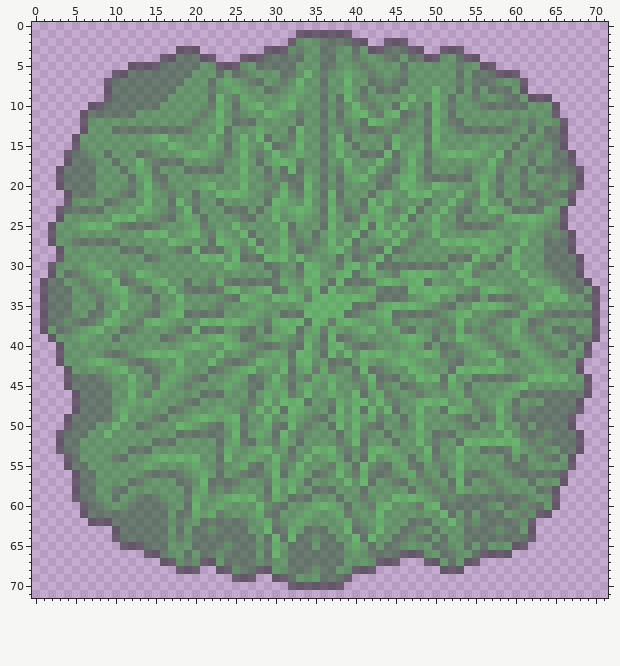
File history of a sprite sheet, tree.swierk.top.png. The picture above is the old version.
The file is 72x72 pixels.
Once edited:
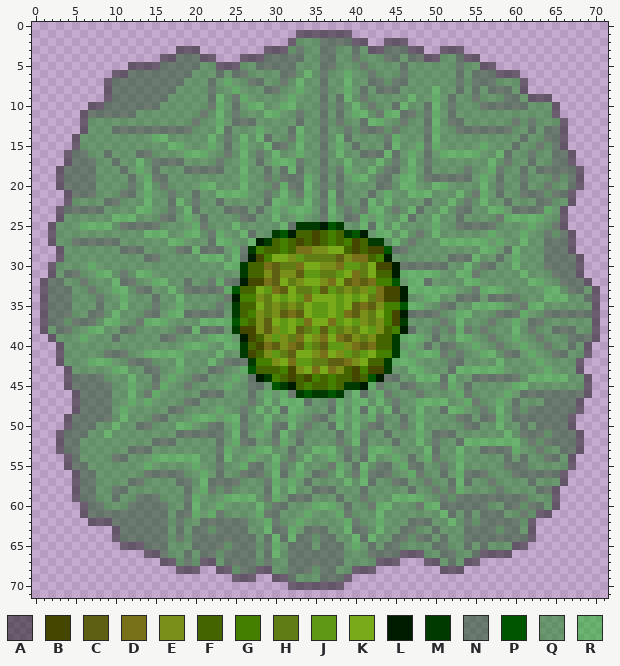
Palette (. is transparent): A #00000073  B #444700  C #5f5f14  D #79711a  E #798f1a  F #446400  G #447f00  H #5f7d14  J #5f9814  K #79aa1a  L #001c00  M #003a00  N #00400073  P #005500  Q #00810073  R #00bd0073
Diff:
@@ x 23..48 @@
 24 QQQNNQQRQQRQQNRQNNRQRQQRNQ
-25 QQRQQQQQRNQQQNRQQQRNRQRQQQ
-26 RQQRNQQQRNQQNQRQQRNQRRQRQN
-27 RRQQRNQQRQNQNQRQRNQQQQRQNQ
-28 NQRNQRQQRQNNQQRRQNQNNRNNQQ
-29 RQRNNNRRRQRQQQQNQNNQRNQQQQ
-30 QRRQQQNNQQNRRQQNRRQRNNNNNN
-31 QQQQQQQNQQNRRQQRRNQRQQNRRR
-32 RNNNNNNNRQQRRQNRNNNNRRRQRR
-33 NRRQQRRNNRQQRNRQQQQRNNNNRR
-34 QNNRRQQRRRRNRRRRRRRQNNNNQQ
-35 NQQQQRQQQQQRRRRRRNNNQRRRRR
-36 NQQQRQQQNNNRRRRRNNQQRRNNNN
-37 RRRRQQNRRRRNRRNRRRQQQRNQQQ
-38 NQQNNQNQRRNQRNRQQQRRQQRNNQ
-39 RRQNNQQRQQNRQNRNNQQQQQQRRR
-40 QRRQQNNNQNNRQNRRQNNNQQQQRQ
-41 RQQQNQQRQNRRQNRQRQRRRRQRQR
-42 QNNNQRRQRNRRQQNNNQRQQQRRRQ
-43 NQQRRQQQRNQRNRNQQNRNNQQQRR
-44 QQRQNNQRQNQNRQRQQNQRNNNQQR
-45 QRQQNNQRQNQRQQRQQQNRNQQNNQ
-46 NQQQNQRQRNQRQQRQQRNQRNQQQN
+25 QQRQQQQQRNMMMLPMQQRNRQRQQQ
+26 RQQRNQQMPLFFBFGFMPLQRRQRQN
+27 RRQQRLMFGFBFBFGFGBFMMQRQNQ
+28 NQRNMGFFGFDDEEKKFBFBBPNNQQ
+29 RQRNLBGKKEJHHHHCEDDFGLQQQQ
+30 QRRMFFDCHHDKKEEDJJHKBBLNNN
+31 QQQMFFECEECJJHHJKDHKFFLRRR
+32 RNNLBBDCKHEKKEDKCDCDGGPQRR
+33 NRPFFKJDCKHHJCJHEHEJDBBLRR
+34 QNLGGEHKJKJDKKKJKJKHDBBLQQ
+35 NQMFFKHEHEHKJJKJKCDCEGGPRR
+36 NQMFGEHECDCKJJKJDCEHKGBLNN
+37 RRPGFECKJKJDKKDJKJEHEGBMQQ
+38 NQMBBECEJKCHJCJHEHKJEFGLNQ
+39 RRQLBFEJEHDKEDKDCEHEFFMRRR
+40 QRRMFBDCEDCJHCJJEDCDFFMQRQ
+41 RQQMBFEJHCKKEDKEJHJKGGMRQR
+42 QNNNMGGEKDJJHHCCDEKFFMRRRQ
+43 NQQRPFFFGBEKDKDEFBGBBMQQRR
+44 QQRQNLMGFBFBGFGFFBFPLNNQQR
+45 QRQQNNQPMLFGFFGFMMLRNQQNNQ
+46 NQQQNQRQRNMPMMPMQRNQRNQQQN
 47 QQQQNQRQRRRNQQNRQRRQRQNQQR
Changed places in both pictures, as pixel boxes (x1, y1, x2, y2):
changed: (232, 222, 408, 398)
